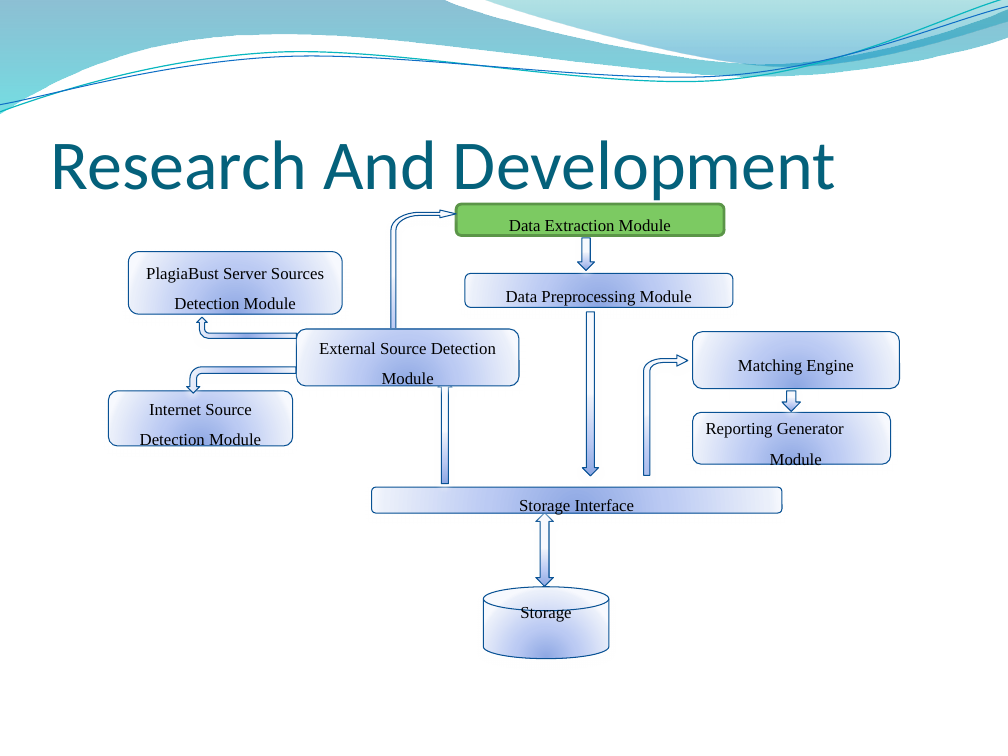
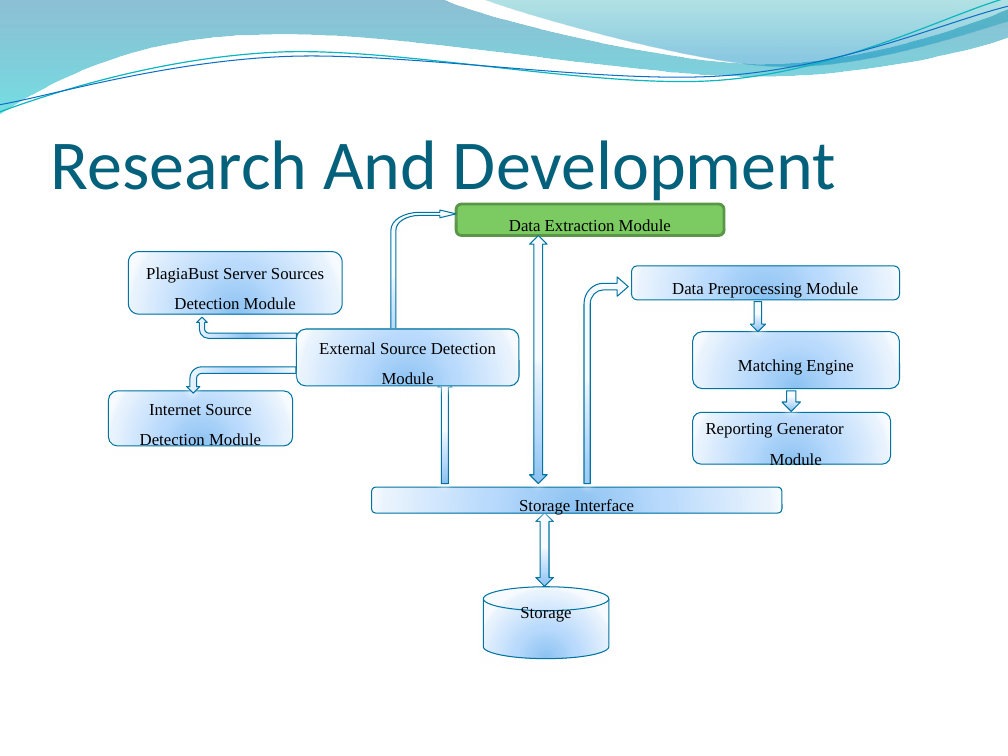
Before and after one commit to RizwanSaeedi/project-plagiabust, a slide deck: slide 15 of project docs/Final Presentation.pptx. Drawn at 1008x756 pixels with LibreOffice and Linux fonts; fonts in the diff are those of the drawing; background and template pictures are left out. Boxes give left, top, right and bottom in pixels: in the first picture for what was removed or moved away, otherwise in the second. Text is boxed around its words. In the diff, an @@ line names an element or a change of style, - is before the commit and + after.

```diff
--- a/project docs/Final Presentation.pptx
+++ b/project docs/Final Presentation.pptx
@@ up down arrow added at [529,236,546,484], fill gradient #8BC2F1 to #B9DBFD to #EAF3FE to #F8FBFF, outline #0074A1 0.75 pt @@
@@ down arrow removed at [578,238,595,270] @@
@@ rounded rectangle "Data Preprocessing Module": place and size @@
-rounded rectangle "Data Preprocessing Module" at [465,273,733,307]
+rounded rectangle "Data Preprocessing Module" at [632,266,900,300]
@@ freeform shape: place and size @@
-freeform shape at [644,355,688,475]
+freeform shape at [584,277,628,484]
@@ fill gradient #8DA8E3 to #BBCBF3 to #EAEFFB to #F7F9FF to gradient #8BC2F1 to #B9DBFD to #EAF3FE to #F8FBFF; outline #095295 0.75 pt to #0074A1 0.75 pt; shadow changed in 16 elements at [109,391,293,447], [372,487,782,513], [692,332,899,388], [483,587,609,658], [692,412,890,464], [296,329,519,386], [128,252,342,314], [632,266,900,300], [536,513,553,587], [391,210,457,344], [782,391,800,411], [437,380,452,484], [197,318,296,339], [186,367,295,393], [584,277,628,484], [750,301,765,332] @@
@@ down arrow: place and size @@
-down arrow at [583,311,599,476]
+down arrow at [750,301,765,332]
```
Also in this commit, not shown: 4 other slides changed, 1 slide removed.
